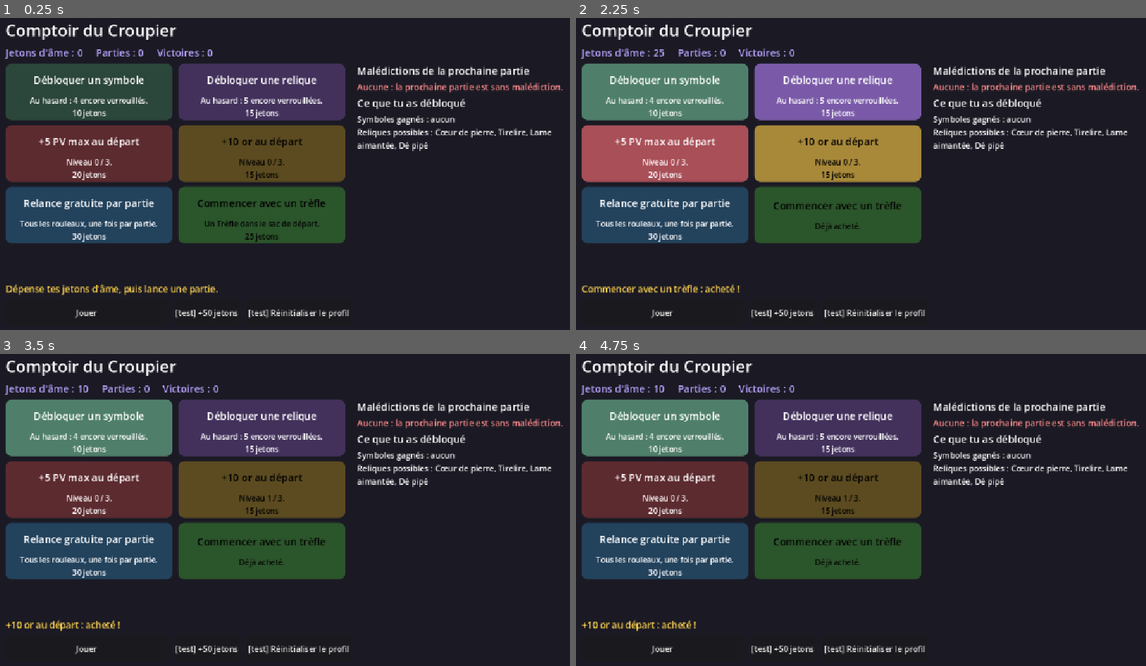
Above: before the commit, frames 1-4 (two rows, left to right).
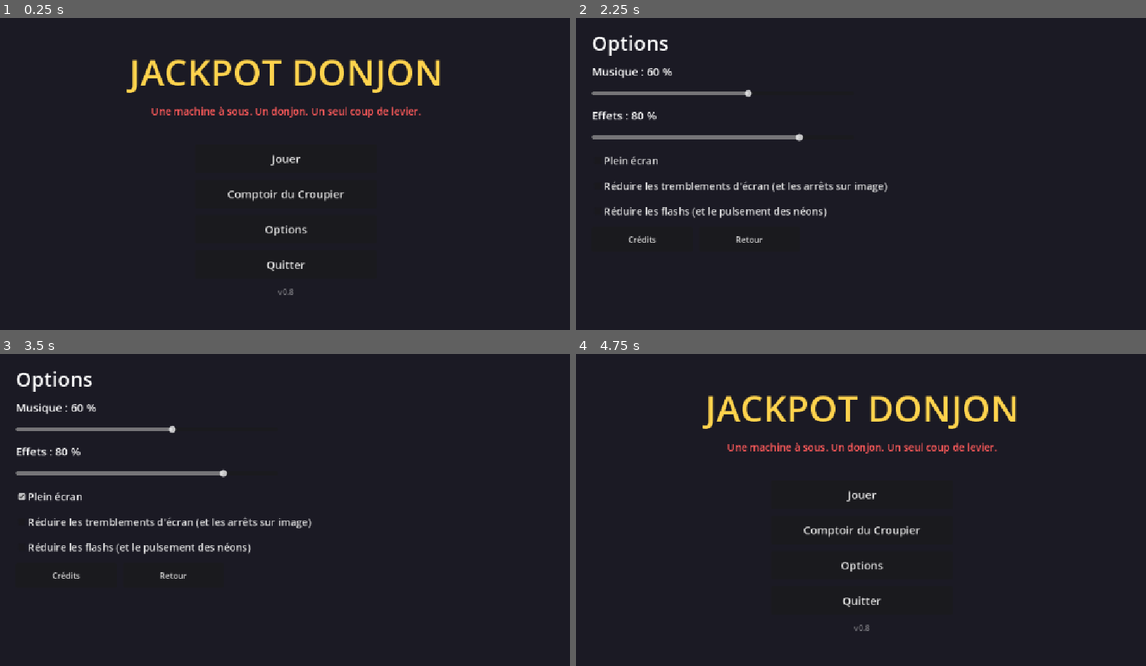
Above: after the commit, the same moments.

Repository: alexandrefelmy-dev/jackpot-donjon
Game: Godot game, scene res://scenes/combat.tscn
Two runs of this game, one before a commit and one after it. Both use one fixed random seed, a clock stepped at 60 frames per second and the inputs below.
Inputs (mouse positions are in pixels of both pictures, inside the frame that each line leads up to):
- Up to frame 1 (0.25 s): no input
- Up to frame 2 (2.25 s): click (861, 192) at 0.5 s, where only the run after the commit has a clickable "Comptoir du Croupier"; click (786, 311) at 1.25 s, where only the run after the commit has a clickable "Menu"; click (861, 230) at 2 s, where only the run after the commit has a clickable "Options"
- Up to frame 3 (3.5 s): click (285, 497) at 2.75 s, where only the run after the commit has a clickable "Plein écran"
- Up to frame 4 (4.75 s): click (644, 575) at 3.5 s, where only the run after the commit has a clickable "Crédits"; click (747, 575) at 4.25 s, where only the run after the commit has a clickable "Retour"

The runs differ from the first frame. In frame 1, 37% of the frame differs, in the area x 0-99%, y 2-97%; in frame 2, 36%; in frame 3, 36%; in frame 4, 37%.

Commit message:
v0.8 : menu principal, options (volumes, plein écran, accessibilité), actions levier et retour, bouton Menu
Co-Authored-By: Claude Sonnet 5.5 <noreply@anthropic.com>

Diff:
--- a/outils/simulation_parties.gd
+++ b/outils/simulation_parties.gd
@@ -99,6 +99,13 @@
 	while parties < nb_parties and etapes < 40000:
 		etapes += 1
 		match _nom_scene():
+			"Menu":
+				# Tantôt « Jouer » directement, tantôt par le Comptoir.
+				if hasard.randi_range(0, 1) == 0:
+					current_scene.bouton_jouer.pressed.emit()
+				else:
+					current_scene.bouton_comptoir.pressed.emit()
+				await _attendre()
 			"Comptoir":
 				_jouer_comptoir()
 				await _attendre()
--- a/scenes/combat.gd
+++ b/scenes/combat.gd
@@ -106,10 +106,7 @@
 
 
 func _unhandled_input(event: InputEvent) -> void:
-	var touche := event as InputEventKey
-	if touche == null or not touche.pressed or touche.echo:
-		return
-	if touche.keycode == KEY_SPACE:
+	if event.is_action_pressed(Entrees.LEVIER) and not event.is_echo():
 		_tirer()
 
 
--- a/scenes/comptoir.gd
+++ b/scenes/comptoir.gd
@@ -20,6 +20,7 @@
 var texte_message: Label
 var texte_maledictions: Label
 var texte_debloques: Label
+var bouton_menu: Button
 var bouton_jouer: Button
 var bouton_debug_jetons: Button
 var bouton_debug_reset: Button
@@ -38,6 +39,16 @@
 
 
 # --- Actions -----------------------------------------------------------------
+
+func _unhandled_input(evenement: InputEvent) -> void:
+	if evenement.is_action_pressed(Entrees.RETOUR):
+		_menu()
+
+
+func _menu() -> void:
+	Son.jouer(&"clic")
+	GameState.aller_a(GameState.SCENE_MENU)
+
 
 func _acheter(achat: Comptoir.Achat) -> void:
 	var titre := comptoir.titre(achat)
@@ -198,6 +209,12 @@
 	bouton_jouer.focus_mode = Control.FOCUS_NONE
 	bouton_jouer.pressed.connect(_jouer)
 	bas.add_child(bouton_jouer)
+	bouton_menu = Button.new()
+	bouton_menu.text = tr("Menu")
+	bouton_menu.custom_minimum_size = Vector2(140, 52)
+	bouton_menu.focus_mode = Control.FOCUS_NONE
+	bouton_menu.pressed.connect(_menu)
+	bas.add_child(bouton_menu)
 	if OS.is_debug_build():
 		bouton_debug_jetons = Button.new()
 		bouton_debug_jetons.text = tr("[test] +50 jetons")
--- a/scenes/fin_partie.gd
+++ b/scenes/fin_partie.gd
@@ -12,6 +12,7 @@
 var texte_malediction: Label
 var bouton_rejouer: Button
 var bouton_comptoir: Button
+var bouton_menu: Button
 
 
 func _ready() -> void:
@@ -27,6 +28,11 @@
 func _rejouer() -> void:
 	GameState.nouvelle_partie()
 	GameState.aller_a_suivant()
+
+
+func _aller_au_menu() -> void:
+	GameState.en_partie = false
+	GameState.aller_a(GameState.SCENE_MENU)
 
 
 func _aller_au_comptoir() -> void:
@@ -111,6 +117,9 @@
 	boutons.add_child(bouton_rejouer)
 	bouton_comptoir = _creer_bouton(tr("Comptoir du Croupier"), _aller_au_comptoir)
 	boutons.add_child(bouton_comptoir)
+	bouton_menu = _creer_bouton(tr("Menu"), _aller_au_menu)
+	bouton_menu.custom_minimum_size = Vector2(160, 56)
+	boutons.add_child(bouton_menu)
 
 
 func _creer_bouton(texte: String, action: Callable) -> Button:
--- /dev/null
+++ b/scenes/menu.gd
@@ -0,0 +1,100 @@
+extends Control
+## Le menu principal : c'est l'écran qui s'ouvre au lancement du jeu. Jouer lance une partie avec le
+## profil du joueur ; le Comptoir du Croupier et les Options s'ouvrent depuis ici ; Quitter ferme le jeu.
+
+const COULEUR_FOND := Color("1b1a24")
+const COULEUR_OR := Color("ffd34d")
+const COULEUR_ROUGE := Color("ff5a5a")
+
+var bouton_jouer: Button
+var bouton_comptoir: Button
+var bouton_options: Button
+var bouton_quitter: Button
+var texte_titre: Label
+var texte_version: Label
+
+
+func _ready() -> void:
+	GameState.demarrer()
+	GameState.charger_profil()
+	GameState.en_partie = false
+	Musique.jouer(Musique.piste_pour(1, false))
+	_construire_interface()
+
+
+func _jouer() -> void:
+	bouton_jouer.disabled = true
+	Son.jouer(&"clic")
+	GameState.nouvelle_partie()
+	GameState.aller_a_suivant()
+
+
+func _comptoir() -> void:
+	Son.jouer(&"clic")
+	GameState.vers_le_comptoir()
+
+
+func _options() -> void:
+	Son.jouer(&"clic")
+	GameState.aller_a(GameState.SCENE_OPTIONS)
+
+
+func _quitter() -> void:
+	(Engine.get_main_loop() as SceneTree).quit()
+
+
+func _construire_interface() -> void:
+	var fond := ColorRect.new()
+	fond.color = COULEUR_FOND
+	fond.set_anchors_preset(Control.PRESET_FULL_RECT)
+	add_child(fond)
+
+	var centre := CenterContainer.new()
+	centre.set_anchors_preset(Control.PRESET_FULL_RECT)
+	add_child(centre)
+
+	var colonne := VBoxContainer.new()
+	colonne.add_theme_constant_override("separation", 14)
+	centre.add_child(colonne)
+
+	texte_titre = Label.new()
+	texte_titre.text = tr("JACKPOT DONJON")
+	texte_titre.add_theme_font_size_override("font_size", 72)
+	texte_titre.add_theme_color_override("font_color", COULEUR_OR)
+	texte_titre.horizontal_alignment = HORIZONTAL_ALIGNMENT_CENTER
+	colonne.add_child(texte_titre)
+
+	var sous_titre := Label.new()
+	sous_titre.text = tr("Une machine à sous. Un donjon. Un seul coup de levier.")
+	sous_titre.add_theme_font_size_override("font_size", 20)
+	sous_titre.add_theme_color_override("font_color", COULEUR_ROUGE)
+	sous_titre.horizontal_alignment = HORIZONTAL_ALIGNMENT_CENTER
+	colonne.add_child(sous_titre)
+
+	var espace := Control.new()
+	espace.custom_minimum_size = Vector2(0, 24)
+	colonne.add_child(espace)
+
+	bouton_jouer = _creer_bouton(tr("Jouer"), _jouer)
+	bouton_comptoir = _creer_bouton(tr("Comptoir du Croupier"), _comptoir)
+	bouton_options = _creer_bouton(tr("Options"), _options)
+	bouton_quitter = _creer_bouton(tr("Quitter"), _quitter)
+	for bouton in [bouton_jouer, bouton_comptoir, bouton_options, bouton_quitter]:
+		colonne.add_child(bouton)
+
+	texte_version = Label.new()
+	texte_version.text = Version.texte()
+	texte_version.add_theme_color_override("font_color", Color(1, 1, 1, 0.4))
+	texte_version.horizontal_alignment = HORIZONTAL_ALIGNMENT_CENTER
+	colonne.add_child(texte_version)
+
+
+func _creer_bouton(texte: String, action: Callable) -> Button:
+	var bouton := Button.new()
+	bouton.text = texte
+	bouton.custom_minimum_size = Vector2(360, 56)
+	bouton.size_flags_horizontal = Control.SIZE_SHRINK_CENTER
+	bouton.add_theme_font_size_override("font_size", 22)
+	bouton.focus_mode = Control.FOCUS_NONE
+	bouton.pressed.connect(action)
+	return bouton
--- /dev/null
+++ b/scenes/menu.tscn
@@ -0,0 +1,12 @@
+[gd_scene format=3]
+
+[ext_resource type="Script" path="res://scenes/menu.gd" id="1_menu"]
+
+[node name="Menu" type="Control"]
+layout_mode = 3
+anchors_preset = 15
+anchor_right = 1.0
+anchor_bottom = 1.0
+grow_horizontal = 2
+grow_vertical = 2
+script = ExtResource("1_menu")
--- /dev/null
+++ b/scenes/options.gd
@@ -0,0 +1,157 @@
+extends Control
+## Les options : volumes de la musique et des effets, plein écran, accessibilité (réduire les tremblements
+## et les flashs), crédits. Chaque changement s'applique tout de suite et s'enregistre.
+
+const COULEUR_FOND := Color("1b1a24")
+
+var options: Options
+var curseur_musique: HSlider
+var curseur_effets: HSlider
+var texte_musique: Label
+var texte_effets: Label
+var case_plein_ecran: CheckBox
+var case_tremblements: CheckBox
+var case_flashs: CheckBox
+var bouton_credits: Button
+var bouton_retour: Button
+var texte_credits: Label
+var texte_message: Label
+
+
+func _ready() -> void:
+	GameState.demarrer()
+	GameState.charger_options()
+	options = GameState.options
+	Musique.jouer(Musique.piste_pour(1, false))
+	_construire_interface()
+	_rafraichir()
+
+
+func _unhandled_input(evenement: InputEvent) -> void:
+	if evenement.is_action_pressed(Entrees.RETOUR):
+		_retour()
+
+
+func _retour() -> void:
+	Son.jouer(&"clic")
+	GameState.aller_a(GameState.SCENE_MENU)
+
+
+## Un réglage a changé : on l'applique, on l'enregistre, on l'affiche.
+func _changer() -> void:
+	options.volume_musique = curseur_musique.value / 100.0
+	options.volume_effets = curseur_effets.value / 100.0
+	options.plein_ecran = case_plein_ecran.button_pressed
+	options.reduire_tremblements = case_tremblements.button_pressed
+	options.reduire_flashs = case_flashs.button_pressed
+	GameState.appliquer_options()
+	texte_message.text = "" if GameState.sauver_options() else tr("Les options n'ont pas pu être enregistrées.")
+	_rafraichir()
+
+
+## Un petit « clic » à la fin du glissement du curseur des effets, pour entendre le niveau choisi.
+func _curseur_effets_relache(_valeur_changee: bool) -> void:
+	Son.jouer(&"clic")
+
+
+func _basculer_credits() -> void:
+	texte_credits.visible = not texte_credits.visible
+
+
+func _rafraichir() -> void:
+	texte_musique.text = tr("Musique : %d %%") % roundi(options.volume_musique * 100.0)
+	texte_effets.text = tr("Effets : %d %%") % roundi(options.volume_effets * 100.0)
+
+
+func _construire_interface() -> void:
+	var fond := ColorRect.new()
+	fond.color = COULEUR_FOND
+	fond.set_anchors_preset(Control.PRESET_FULL_RECT)
+	add_child(fond)
+
+	var marge := MarginContainer.new()
+	marge.set_anchors_preset(Control.PRESET_FULL_RECT)
+	for cote in ["margin_left", "margin_right", "margin_top", "margin_bottom"]:
+		marge.add_theme_constant_override(cote, 40)
+	add_child(marge)
+
+	var page := VBoxContainer.new()
+	page.add_theme_constant_override("separation", 14)
+	marge.add_child(page)
+
+	var titre := Label.new()
+	titre.text = tr("Options")
+	titre.add_theme_font_size_override("font_size", 40)
+	page.add_child(titre)
+
+	texte_musique = Label.new()
+	texte_musique.add_theme_font_size_override("font_size", 22)
+	page.add_child(texte_musique)
+	curseur_musique = _creer_curseur(options.volume_musique)
+	page.add_child(curseur_musique)
+
+	texte_effets = Label.new()
+	texte_effets.add_theme_font_size_override("font_size", 22)
+	page.add_child(texte_effets)
+	curseur_effets = _creer_curseur(options.volume_effets)
+	curseur_effets.drag_ended.connect(_curseur_effets_relache)
+	page.add_child(curseur_effets)
+
+	case_plein_ecran = _creer_case(tr("Plein écran"), options.plein_ecran)
+	case_tremblements = _creer_case(tr("Réduire les tremblements d'écran (et les arrêts sur image)"), options.reduire_tremblements)
+	case_flashs = _creer_case(tr("Réduire les flashs (et le pulsement des néons)"), options.reduire_flashs)
+	for case in [case_plein_ecran, case_tremblements, case_flashs]:
+		page.add_child(case)
+
+	var bas := HBoxContainer.new()
+	bas.add_theme_constant_override("separation", 12)
+	page.add_child(bas)
+	bouton_credits = _creer_bouton(tr("Crédits"), _basculer_credits)
+	bouton_retour = _creer_bouton(tr("Retour"), _retour)
+	bas.add_child(bouton_credits)
+	bas.add_child(bouton_retour)
+
+	texte_message = Label.new()
+	texte_message.add_theme_color_override("font_color", Color("ff8a8a"))
+	page.add_child(texte_message)
+
+	texte_credits = Label.new()
+	texte_credits.text = tr("Sons : Kenney (casino-audio, CC0) et sons générés pour le jeu.\nMusiques (CC0, OpenGameArt) : yd, TokyoGeisha, XCVG.\nTous les détails et les licences : docs/CREDITS.md")
+	texte_credits.add_theme_font_size_override("font_size", 16)
+	texte_credits.add_theme_color_override("font_color", Color(1, 1, 1, 0.75))
+	texte_credits.autowrap_mode = TextServer.AUTOWRAP_WORD_SMART
+	texte_credits.custom_minimum_size = Vector2(900, 0)
+	texte_credits.visible = false
+	page.add_child(texte_credits)
+
+
+func _creer_curseur(valeur: float) -> HSlider:
+	var curseur := HSlider.new()
+	curseur.min_value = 0
+	curseur.max_value = 100
+	curseur.step = 5
+	curseur.value = roundi(valeur * 100.0)
+	curseur.custom_minimum_size = Vector2(520, 28)
+	curseur.size_flags_horizontal = Control.SIZE_SHRINK_BEGIN
+	curseur.focus_mode = Control.FOCUS_NONE
+	curseur.value_changed.connect(func(_v: float) -> void: _changer())
+	return curseur
+
+
+func _creer_case(texte: String, cochee: bool) -> CheckBox:
+	var case := CheckBox.new()
+	case.text = texte
+	case.button_pressed = cochee
+	case.add_theme_font_size_override("font_size", 20)
+	case.focus_mode = Control.FOCUS_NONE
+	case.toggled.connect(func(_v: bool) -> void: _changer())
+	return case
+
+
+func _creer_bouton(texte: String, action: Callable) -> Button:
+	var bouton := Button.new()
+	bouton.text = texte
+	bouton.custom_minimum_size = Vector2(200, 48)
+	bouton.focus_mode = Control.FOCUS_NONE
+	bouton.pressed.connect(action)
+	return bouton
--- /dev/null
+++ b/scenes/options.tscn
@@ -0,0 +1,12 @@
+[gd_scene format=3]
+
+[ext_resource type="Script" path="res://scenes/options.gd" id="1_options"]
+
+[node name="Options" type="Control"]
+layout_mode = 3
+anchors_preset = 15
+anchor_right = 1.0
+anchor_bottom = 1.0
+grow_horizontal = 2
+grow_vertical = 2
+script = ExtResource("1_options")
--- a/scripts/audio/musique.gd
+++ b/scripts/audio/musique.gd
@@ -67,6 +67,22 @@
 	_fondu.chain().tween_callback(sortant.stop)
 
 
+## Lâche toutes les références (à la fermeture du jeu).
+static func liberer() -> void:
+	if _fondu != null:
+		_fondu.kill()
+	_fondu = null
+	_table = null
+	# Un lecteur qui joue garde sa piste en mémoire : on l'arrête et on lui retire son flux.
+	for lecteur in [_lecteur_actuel, _lecteur_ancien]:
+		if lecteur != null and is_instance_valid(lecteur):
+			lecteur.stop()
+			lecteur.stream = null
+	_lecteur_actuel = null
+	_lecteur_ancien = null
+	piste_courante = &""
+
+
 static func lecteurs() -> Array[AudioStreamPlayer]:
 	var liste: Array[AudioStreamPlayer] = []
 	if _lecteur_actuel != null:
--- a/scripts/audio/son.gd
+++ b/scripts/audio/son.gd
@@ -86,6 +86,17 @@
 	return true
 
 
+## Lâche toutes les références (à la fermeture du jeu : sinon le moteur signale des ressources encore utilisées).
+static func liberer() -> void:
+	_table = null
+	_flux.clear()
+	for lecteur in _lecteurs:
+		if is_instance_valid(lecteur):
+			lecteur.stop()
+			lecteur.stream = null
+	_lecteurs.clear()
+
+
 ## Les lecteurs partagés (pour les tests : aucun ne doit jouer sur Master).
 static func lecteurs() -> Array[AudioStreamPlayer]:
 	return _lecteurs
--- a/scripts/game_state.gd
+++ b/scripts/game_state.gd
@@ -7,6 +7,8 @@
 ## que l'éditeur Godot ouvert peut réécrire sans la déclaration (le jeu plantait alors avec
 ## « Identifier not found: GameState »). Une classe à membres statiques se trouve partout.
 
+const SCENE_MENU := "res://scenes/menu.tscn"
+const SCENE_OPTIONS := "res://scenes/options.tscn"
 const SCENE_COMPTOIR := "res://scenes/comptoir.tscn"
 const SCENE_PORTES := "res://scenes/portes.tscn"
 const SCENE_COMBAT := "res://scenes/combat.tscn"
@@ -45,6 +47,9 @@
 	if _demarre:
 		return
 	_demarre = true
+	(Engine.get_main_loop() as SceneTree).root.tree_exiting.connect(func() -> void:
+		Son.liberer()
+		Musique.liberer())
 	Entrees.enregistrer()
 	charger_options()
 	appliquer_options()
@@ -161,12 +166,12 @@
 	return SCENE_PORTES
 
 
-## La scène à afficher maintenant : le Comptoir hors partie, sinon l'écran que la partie demande.
+## La scène à afficher maintenant : le menu principal hors partie, sinon l'écran que la partie demande.
 static func scene_attendue() -> String:
-	return scene_de(partie.ecran) if en_partie else SCENE_COMPTOIR
+	return scene_de(partie.ecran) if en_partie else SCENE_MENU
 
 
-## Va à l'écran attendu maintenant (Comptoir, portes, combat, boutique...).
+## Va à l'écran attendu maintenant (menu, portes, combat, boutique...).
 static func aller_a_suivant() -> void:
 	aller_a(scene_attendue())
 
--- a/tests/test_interface.gd
+++ b/tests/test_interface.gd
@@ -454,7 +454,67 @@
 	GameState.en_partie = false
 	GameState.aller_a(GameState.SCENE_COMBAT)
 	await _attendre()
-	verifier(current_scene.name == "Comptoir", "au lancement, l'écran principal mène au Comptoir : %s" % current_scene.name)
+	verifier(current_scene.name == "Menu", "au lancement, l'écran principal mène au menu principal : %s" % current_scene.name)
+
+	# --- Menu principal ---
+	GameState.options = Options.new()
+	var menu: Control = current_scene
+	for composant in [menu.bouton_jouer, menu.bouton_comptoir, menu.bouton_options, menu.bouton_quitter, menu.texte_titre, menu.texte_version]:
+		verifier_dans_la_fenetre(composant, "menu : %s" % composant.name)
+	verifier(menu.texte_version.text == Version.texte(), "le menu affiche la version : %s" % menu.texte_version.text)
+	menu.bouton_options.pressed.emit()
+	await _attendre()
+	verifier(current_scene.name == "Options", "« Options » ouvre les options : %s" % current_scene.name)
+
+	# --- Options ---
+	var reglages: Control = current_scene
+	for composant in [reglages.curseur_musique, reglages.curseur_effets, reglages.texte_musique, reglages.texte_effets,
+			reglages.case_plein_ecran, reglages.case_tremblements, reglages.case_flashs, reglages.bouton_credits,
+			reglages.bouton_retour, reglages.texte_message]:
+		verifier_dans_la_fenetre(composant, "options : %s" % composant.name)
+	verifier(reglages.curseur_musique.value == 60 and reglages.curseur_effets.value == 80, "les curseurs montrent 60 % et 80 %")
+	reglages.curseur_musique.value = 30
+	verifier(is_equal_approx(GameState.options.volume_musique, 0.3), "un curseur change l'option")
+	verifier(is_equal_approx(AudioServer.get_bus_volume_linear(AudioServer.get_bus_index(Son.BUS_MUSIQUE)), 0.09), "…et le gain du bus Musique (0,3 au carré = 0,09)")
+	verifier(reglages.texte_musique.text.contains("30"), "…et son texte : %s" % reglages.texte_musique.text)
+	reglages.curseur_effets.value = 0
+	verifier(AudioServer.is_bus_mute(AudioServer.get_bus_index(Son.BUS_EFFETS)), "effets à 0 : le bus Effets est coupé")
+	reglages.case_tremblements.button_pressed = true
+	reglages.case_flashs.button_pressed = true
+	verifier(GameState.options.reduire_tremblements and GameState.options.reduire_flashs, "les cases d'accessibilité changent les options")
+	reglages.bouton_credits.pressed.emit()
+	verifier(reglages.texte_credits.visible, "« Crédits » affiche les crédits")
+	verifier_dans_la_fenetre(reglages.texte_credits, "texte des crédits")
+	GameState.options = Options.new()
+	GameState.appliquer_options()
+	var echap := InputEventKey.new()
+	echap.physical_keycode = KEY_ESCAPE
+	echap.pressed = true
+	reglages._unhandled_input(echap)
+	await _attendre()
+	verifier(current_scene.name == "Menu", "Échap revient au menu : %s" % current_scene.name)
+	current_scene.bouton_comptoir.pressed.emit()
+	await _attendre()
+	verifier(current_scene.name == "Comptoir", "« Comptoir du Croupier » ouvre le Comptoir : %s" % current_scene.name)
+	verifier_dans_la_fenetre(current_scene.bouton_menu, "bouton Menu du Comptoir")
+	current_scene._unhandled_input(echap)
+	await _attendre()
+	verifier(current_scene.name == "Menu", "Échap au Comptoir : retour au menu")
+	current_scene.bouton_jouer.pressed.emit()
+	await _attendre()
+	verifier(current_scene.name == "Portes" and GameState.en_partie, "« Jouer » lance une partie : %s" % current_scene.name)
+	# Espace (action « levier ») tire le levier.
+	GameState.partie.choisir_porte(0)
+	GameState.aller_a_suivant()
+	await _attendre()
+	var espace := InputEventKey.new()
+	espace.physical_keycode = KEY_SPACE
+	espace.pressed = true
+	var avant_tour: int = current_scene.combat.numero_tour
+	current_scene._unhandled_input(espace)
+	verifier(current_scene.combat.numero_tour == avant_tour + 1 or current_scene.combat.tirage_en_attente or current_scene.combat.est_fini(), "la barre d'espace tire le levier")
+	# Le menu et les options ne touchent pas à ce que le profil de test contient.
+	GameState.en_partie = false
 
 	# --- Comptoir du Croupier ---
 	var profil := Profil.nouveau()
@@ -525,7 +585,7 @@
 	verifier(fin_bilan.texte_jetons != null and profil_fin.jetons == 14, "défaite après 9 salles et 1 boss : 14 jetons enregistrés (%d)" % profil_fin.jetons)
 	verifier(fin_bilan.texte_malediction != null and fin_bilan.texte_malediction.text.contains("effacée"), "l'écran dit qu'une malédiction est effacée (le boss)")
 	verifier(fin_bilan.texte_malediction.text.contains("reçue"), "…et qu'une nouvelle est reçue")
-	for composant in [fin_bilan.texte_jetons, fin_bilan.texte_malediction, fin_bilan.bouton_rejouer, fin_bilan.bouton_comptoir]:
+	for composant in [fin_bilan.texte_jetons, fin_bilan.texte_malediction, fin_bilan.bouton_rejouer, fin_bilan.bouton_comptoir, fin_bilan.bouton_menu]:
 		verifier_dans_la_fenetre(composant, "fin de partie : %s" % composant.name)
 	var jetons_apres := profil_fin.jetons
 	GameState.aller_a_suivant()
Not shown, added: scenes/menu.gd.uid
Not shown, added: scenes/options.gd.uid
Not shown, changed: docs/cahier-des-charges.md
